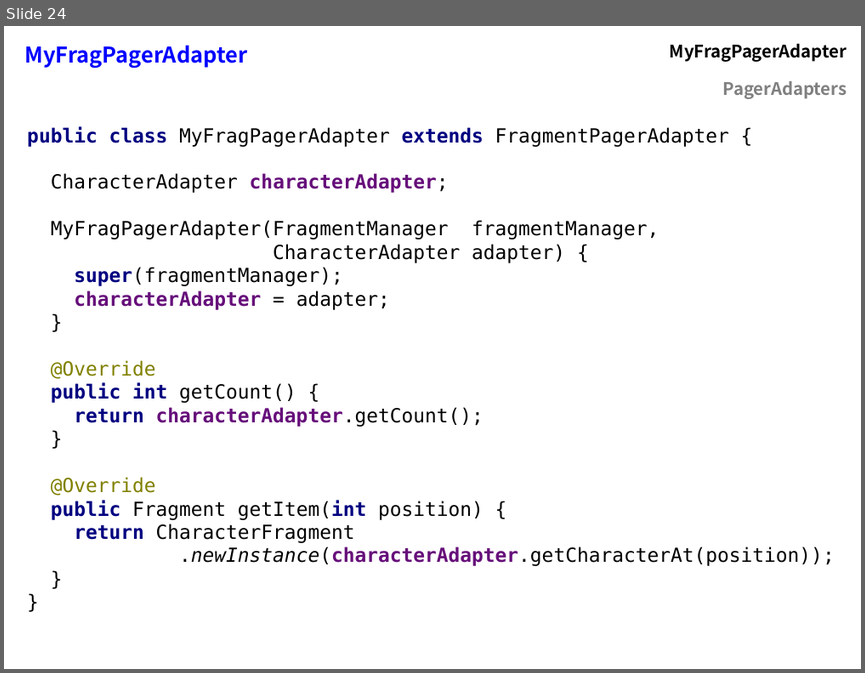
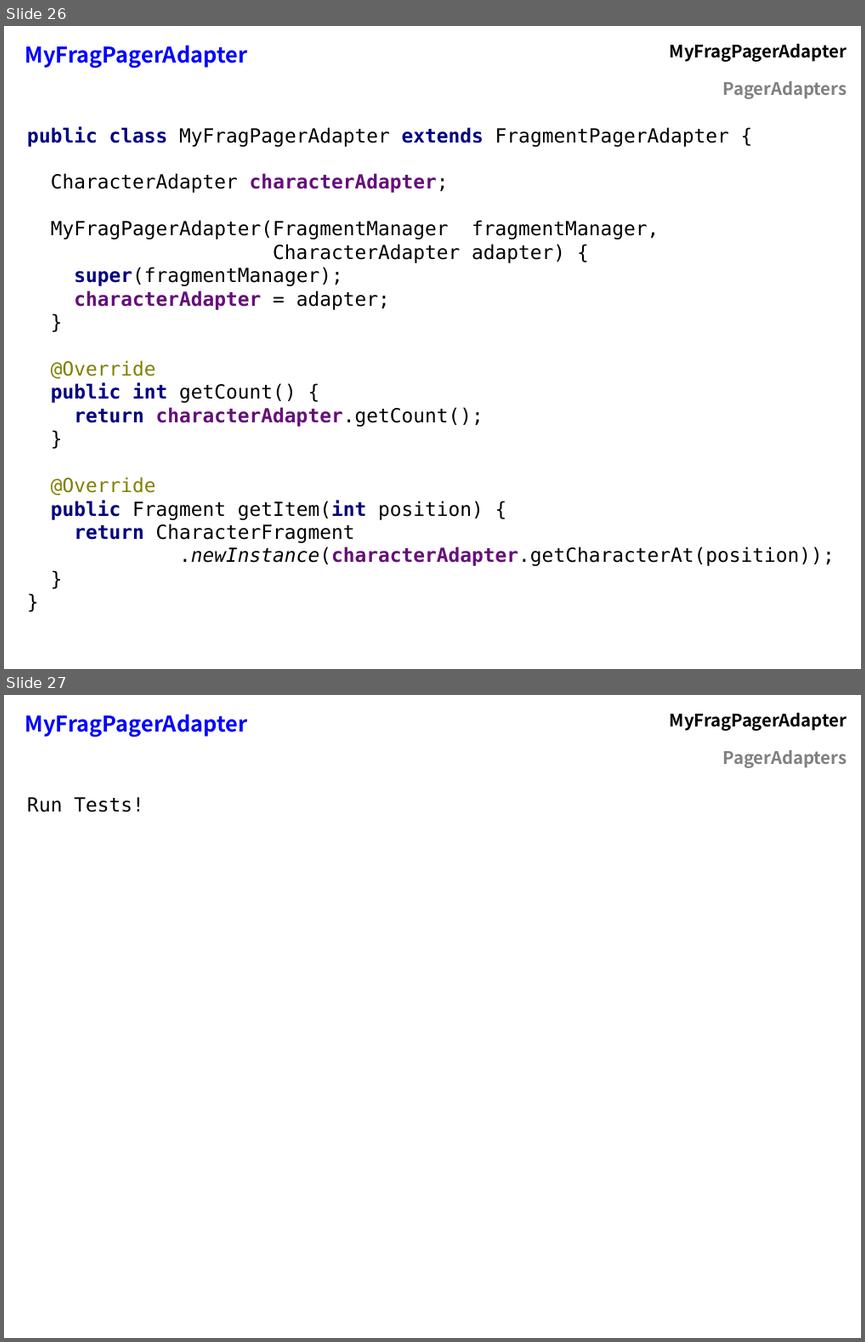
Before and after one commit to flocela/PagerAdaptersHandouts, a slide deck: PagerAdapterPresentation.odp. Shown one above the other, each under a label of ours: slide 24 before the commit, slides 26 and 27 after it. The pictures are 865x673 and 865x1342 pixels, drawn with LibreOffice and Linux fonts; fonts in the diff are those of the drawing. Boxes give left, top, right and bottom in pixels: in the first picture for what was removed or moved away, otherwise in the second. Text is boxed around its words. In the diff, an @@ line names an element or a change of style, - is before the commit and + after.

```diff
--- a/PagerAdapterPresentation.odp
+++ b/PagerAdapterPresentation.odp
@@ slide 27 added at box(4, 695, 861, 1338), background #FFFFFF @@
@@ table added at box(18, 703, 855, 771), 2 rows, 2 columns @@
+MyFragPagerAdapter | MyFragPagerAdapter
+ | PagerAdapters
@@ text added at box(27, 797, 144, 812), 18 pt, text #000000 @@
+Run Tests!
@@ what was slide 24 is now slide 26 @@
```
Also in this commit, not shown: 10 slides changed, 7 other slides added, 1 slide removed, 1 other file.
